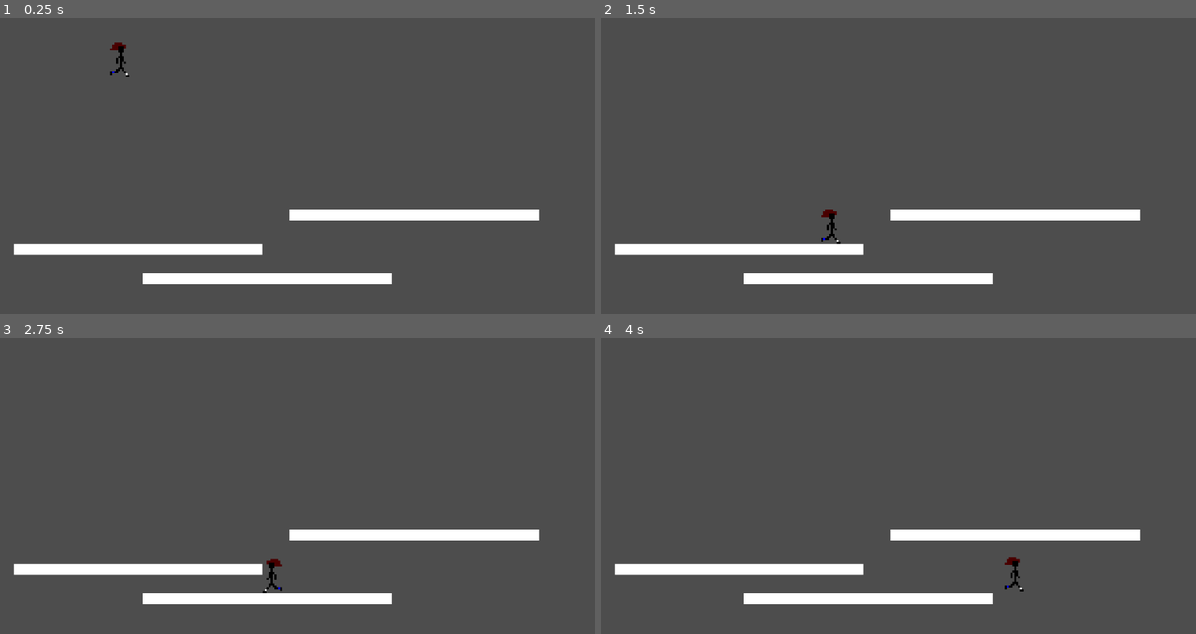
Above: before the commit, frames 1-4 (two rows, left to right).
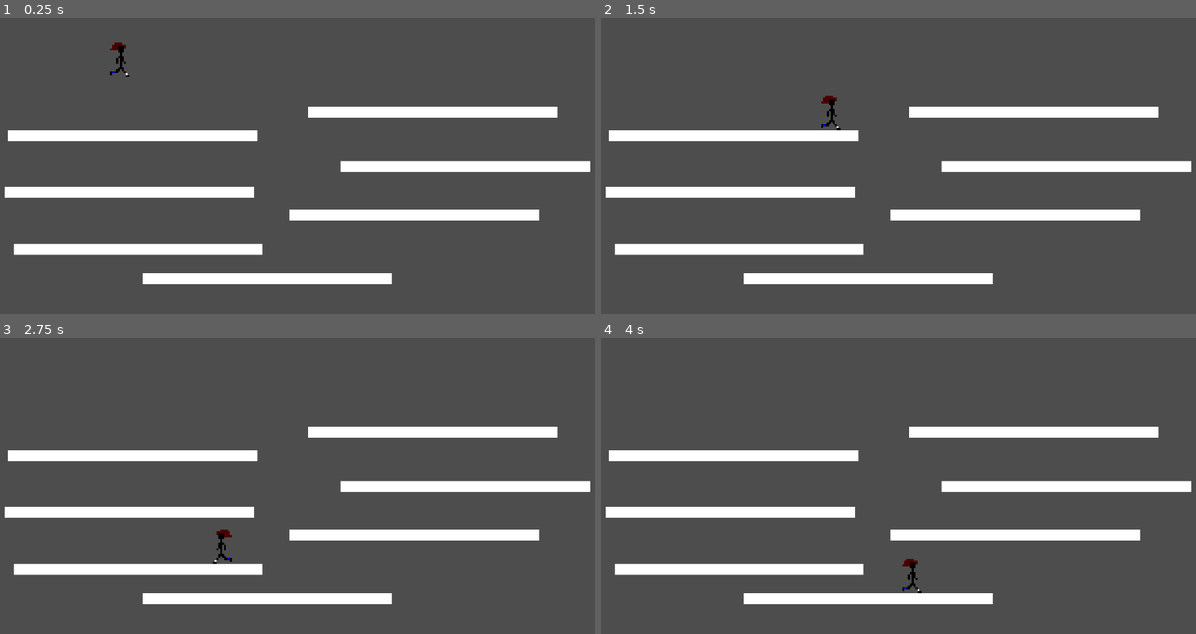
Above: after the commit, the same moments.

Repository: Elijahlenhard/PlaceholderPlatformer
Game: Godot game, scene res://world.tscn
The game is run twice, just before and just after one commit, with the same random seed, the same clock (stepped at 60 frames per second) and the same inputs. This scene is started directly instead of the project's main scene.
Inputs:
- Up to frame 1 (0.25 s): no input
- Up to frame 2 (1.5 s): hold Right (move_right) from 0.53 s (still down); tap Z (Jump) at 0.77 s
- Up to frame 3 (2.75 s): tap Z (Jump) at 1.52 s; release Right (move_right) at 2.03 s; hold Left (move_left) from 2.03 s (still down)
- Up to frame 4 (4 s): release Left (move_left) at 2.78 s; hold Right (move_right) from 2.78 s (still down); tap Z (Jump) at 3.02, 3.77 s

The runs differ from the first frame. In frame 1, 6.2% of the frame differs, in the area x 0-100%, y 29-61%; in frame 2, 6.5%, in the area x 0-100%, y 26-77%; in frame 3, 6.5%; in frame 4, 6.5%.

Commit message:
Added music, chagned level layout

Diff:
--- a/Scripts/Player/playerMove.gd
+++ b/Scripts/Player/playerMove.gd
@@ -5,6 +5,7 @@
 @export var top_speed = 200
 var screen_size
 var time_jumping =0
+var max_jump_time = .66
 @export var terminal_velocity = 2000
 @export var g = 1
 var jump_primed = -1
@@ -67,9 +68,10 @@
 
 
 func _jump(delta):
-	var acceleration = 1.1
-	var linear = 2400
-	var max_jump_time = .66
+	var acceleration = 1.08
+	var linear = 2500
+	if(is_on_ceiling()):
+		time_jumping = max_jump_time
 	if time_jumping < max_jump_time:
 		velocity.y -= linear*((max_jump_time-time_jumping)/max_jump_time)*delta
 		time_jumping += delta
--- /dev/null
+++ b/default_bus_layout.tres
@@ -0,0 +1,9 @@
+[gd_resource type="AudioBusLayout" format=3 uid="uid://ce0nq5j43yh21"]
+
+[resource]
+bus/1/name = &"Music"
+bus/1/solo = false
+bus/1/mute = false
+bus/1/bypass_fx = false
+bus/1/volume_db = -8.79367
+bus/1/send = &"Master"
--- a/world.tscn
+++ b/world.tscn
@@ -1,12 +1,13 @@
-[gd_scene load_steps=4 format=3 uid="uid://cfre0m4ws4hf5"]
+[gd_scene load_steps=5 format=3 uid="uid://cfre0m4ws4hf5"]
 
 [ext_resource type="PackedScene" uid="uid://bg4yl8hc3tkmm" path="res://character_body_2d.tscn" id="1_twnvs"]
+[ext_resource type="AudioStream" uid="uid://cl70nnui4rhhf" path="res://Sounds/Music/Wasteland or Snowy area.mp3" id="2_kb7cl"]
 
 [sub_resource type="QuadMesh" id="QuadMesh_06eco"]
 size = Vector2(1000, 20)
 
 [sub_resource type="RectangleShape2D" id="RectangleShape2D_wvah6"]
-size = Vector2(459.25, 20)
+size = Vector2(459.5, 20)
 
 [node name="World" type="Node2D"]
 
@@ -43,5 +44,54 @@
 mesh = SubResource("QuadMesh_06eco")
 
 [node name="CollisionShape2D" type="CollisionShape2D" parent="Platform3"]
-position = Vector2(773, 443)
+position = Vector2(774, 443)
 shape = SubResource("RectangleShape2D_wvah6")
+
+[node name="Platform4" type="StaticBody2D" parent="."]
+
+[node name="MeshInstance2D" type="MeshInstance2D" parent="Platform4"]
+position = Vector2(249.5, 401)
+scale = Vector2(0.459, 1)
+mesh = SubResource("QuadMesh_06eco")
+
+[node name="CollisionShape2D" type="CollisionShape2D" parent="Platform4"]
+position = Vector2(249.5, 401)
+shape = SubResource("RectangleShape2D_wvah6")
+
+[node name="Platform5" type="StaticBody2D" parent="."]
+
+[node name="MeshInstance2D" type="MeshInstance2D" parent="Platform5"]
+position = Vector2(255.5, 297)
+scale = Vector2(0.459, 1)
+mesh = SubResource("QuadMesh_06eco")
+
+[node name="CollisionShape2D" type="CollisionShape2D" parent="Platform5"]
+position = Vector2(255.5, 297)
+shape = SubResource("RectangleShape2D_wvah6")
+
+[node name="Platform6" type="StaticBody2D" parent="."]
+
+[node name="MeshInstance2D" type="MeshInstance2D" parent="Platform6"]
+position = Vector2(867.5, 354)
+scale = Vector2(0.459, 1)
+mesh = SubResource("QuadMesh_06eco")
+
+[node name="CollisionShape2D" type="CollisionShape2D" parent="Platform6"]
+position = Vector2(867.5, 354)
+shape = SubResource("RectangleShape2D_wvah6")
+
+[node name="Platform7" type="StaticBody2D" parent="."]
+
+[node name="MeshInstance2D" type="MeshInstance2D" parent="Platform7"]
+position = Vector2(808, 254)
+scale = Vector2(0.459, 1)
+mesh = SubResource("QuadMesh_06eco")
+
+[node name="CollisionShape2D" type="CollisionShape2D" parent="Platform7"]
+position = Vector2(809, 254)
+shape = SubResource("RectangleShape2D_wvah6")
+
+[node name="AudioStreamPlayer2D" type="AudioStreamPlayer2D" parent="."]
+stream = ExtResource("2_kb7cl")
+autoplay = true
+bus = &"Music"
Not shown, added: Sounds/Music/Wasteland or Snowy area.mp3.import
Not shown, added: export_presets.cfg
Not shown, added: Sounds/Music/Wasteland or Snowy area.mp3
